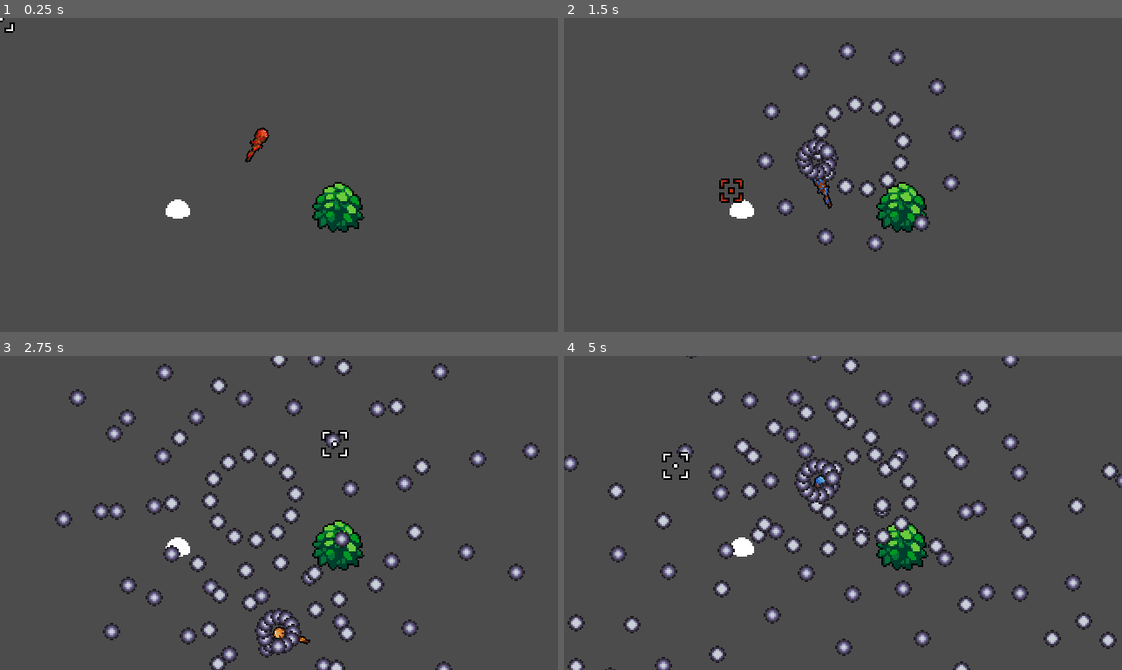
Above: before the commit, frames 1-4 (two rows, left to right).
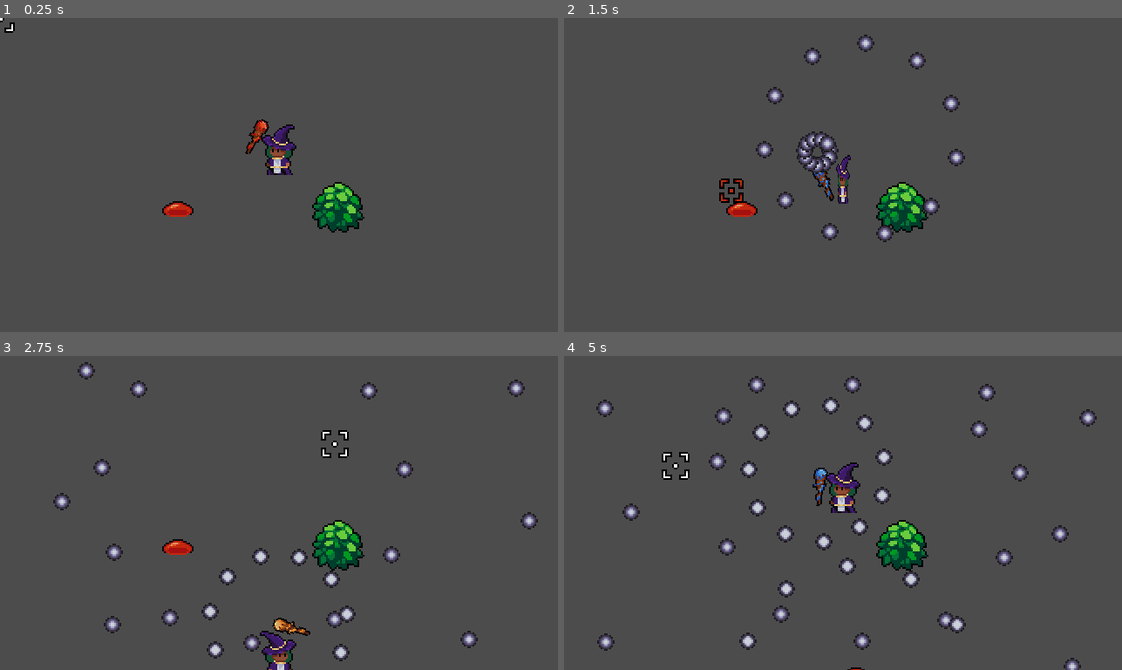
Above: after the commit, the same moments.

Repository: Triceru179/GameJam5
Game: Godot game, scene res://Main.tscn
Same seed, same stepped clock (60 frames per second), same inputs: the game is played once before the commit and once after it.
Inputs (mouse positions are in pixels of both pictures, inside the frame that each line leads up to):
- Up to frame 1 (0.25 s): no input
- Up to frame 2 (1.5 s): move the mouse to (965, 159) at 0.52 s; hold E (action_color_swap_right) 0.53-1.28 s; click (965, 159) at 0.6 s; move the mouse to (731, 190) at 1.27 s; hold S (action_down) from 1.28 s (still down); click (731, 190) at 1.35 s
- Up to frame 3 (2.75 s): move the mouse to (334, 443) at 2.02 s; release S (action_down) at 2.03 s; hold E (action_color_swap_right) from 2.03 s (still down); click (334, 443) at 2.1 s
- Up to frame 4 (5 s): move the mouse to (815, 575) at 2.77 s; release E (action_color_swap_right) at 2.78 s; hold W (action_up) 2.78-3.53 s; click (815, 575) at 2.85 s; move the mouse to (1010, 560) at 3.52 s; hold Q (action_color_swap_left) from 3.53 s (still down); click (1010, 560) at 3.6 s; move the mouse to (675, 465) at 4.27 s; click (675, 465) at 4.35 s

The runs differ from the first frame. In frame 1, 1.2% of the frame differs, in the area x 29-54%, y 32-64%; in frame 2, 4.0%; in frame 3, 8.7%; in frame 4, 11%, in the area x 0-100%, y 0-100%.

Commit message:
Finished slime behaviour, removed attack patterns

Diff:
--- a/actors/Actor.tscn
+++ b/actors/Actor.tscn
@@ -4,7 +4,7 @@
 [ext_resource path="res://actors/actor.gd" type="Script" id=2]
 [ext_resource path="res://actors/hurtbox_and_hitbox/Hurtbox.tscn" type="PackedScene" id=3]
 [ext_resource path="res://shader/color_swap.shader" type="Shader" id=4]
-[ext_resource path="res://world/AttackSpawner.tscn" type="PackedScene" id=5]
+[ext_resource path="res://actors/attacks/attack_spawner/AttackSpawner.tscn" type="PackedScene" id=5]
 
 [sub_resource type="ShaderMaterial" id=1]
 resource_local_to_scene = true
@@ -23,15 +23,14 @@
 
 [node name="AnimationPlayer" type="AnimationPlayer" parent="."]
 
-[node name="Pivot" type="YSort" parent="."]
+[node name="Pivot" type="Node2D" parent="."]
 
-[node name="BodyPivot" type="YSort" parent="Pivot"]
+[node name="BodyPivot" type="Node2D" parent="Pivot"]
 
 [node name="Body" type="Sprite" parent="Pivot/BodyPivot"]
 material = SubResource( 1 )
-position = Vector2( 0, -10 )
 texture = ExtResource( 1 )
-offset = Vector2( 0, -6 )
+offset = Vector2( 0, -16 )
 
 [node name="Pushbox" type="CollisionShape2D" parent="."]
 visible = false
--- a/actors/actor.gd
+++ b/actors/actor.gd
@@ -7,7 +7,7 @@
 
 onready var body_pivot := $Pivot/BodyPivot
 onready var anim_player := $AnimationPlayer
-onready var attack_spawner := $AttackSpawner
+onready var attack_spawner: AttackSpawner = $AttackSpawner
 
 func _flip(value: float):
-	Globals.flip(body_pivot, value, Vector2.RIGHT, 0.7)
+	Globals.flip(body_pivot, sign(value), Vector2.RIGHT, 0.7)
--- a/actors/attacks/attack_datas/CircleAttack1.tres
+++ b/actors/attacks/attack_datas/CircleAttack1.tres
@@ -6,5 +6,5 @@
 [resource]
 script = ExtResource( 1 )
 projectile_data = ExtResource( 2 )
-number_of_projectiles = 12
+number_of_projectiles = 11
 spread = 360.0
--- a/actors/attacks/attack_pattern_data.gd
+++ /dev/null
@@ -1,7 +0,0 @@
-extends Resource
-class_name AttackPatternData
-
-export(float, 0, 360) var rotation_per_attack = 0
-export(float, 0.1, 0.5) var inbetween_delay = 0.1
-
-export(Array, Resource) var attack_datas = []
--- a/actors/attacks/attack_patterns/TripleCircle.tres
+++ /dev/null
@@ -1,10 +0,0 @@
-[gd_resource type="Resource" load_steps=3 format=2]
-
-[ext_resource path="res://actors/attacks/attack_pattern_data.gd" type="Script" id=1]
-[ext_resource path="res://actors/attacks/attack_datas/CircleAttack1.tres" type="Resource" id=2]
-
-[resource]
-script = ExtResource( 1 )
-rotation_per_attack = 0.0
-inbetween_delay = 0.5
-attack_datas = [ ExtResource( 2 ), ExtResource( 2 ), ExtResource( 2 ) ]
--- a/world/AttackSpawner.tscn
+++ b/actors/attacks/attack_spawner/AttackSpawner.tscn
@@ -1,6 +1,6 @@
 [gd_scene load_steps=2 format=2]
 
-[ext_resource path="res://world/attack_spawner/attack_spawner.gd" type="Script" id=1]
+[ext_resource path="res://actors/attacks/attack_spawner/attack_spawner.gd" type="Script" id=1]
 
 [node name="AttackSpawner" type="Node"]
 script = ExtResource( 1 )
--- /dev/null
+++ b/actors/attacks/attack_spawner/attack_spawner.gd
@@ -0,0 +1,32 @@
+extends Node
+class_name AttackSpawner
+
+const PROJECTILE_SCENE = preload("res://projectile/Projectile.tscn")
+
+func execute_attack(attack_data: AttackData, direction: Vector2, position: Vector2, collision_layer: int):
+	var proj_node = get_tree().get_root().get_node_or_null("Main/World/Projectiles")
+
+	if proj_node == null:
+		var n = Node.new()
+		n.name = "Projectiles"
+		get_tree().get_root().get_node("Main/World").add_child(n)
+		proj_node = n
+
+	var rotation_step = 0
+	var proj_initial_rot = direction.normalized().angle()
+
+	rotation_step = deg2rad(attack_data.spread / attack_data.number_of_projectiles)
+	proj_initial_rot += (0 if attack_data.number_of_projectiles % 2 != 0
+			else rotation_step / 2)
+
+	for i in range(-attack_data.number_of_projectiles / 2,
+			attack_data.number_of_projectiles / 2 + attack_data.number_of_projectiles % 2):
+		var proj = PROJECTILE_SCENE.instance()
+		var angle = proj_initial_rot + rotation_step * i
+		var rot_vec = Globals.angle_to_vector(angle)
+
+		proj_node.add_child(proj)
+
+		proj.position = position
+		proj.setup_projectile(attack_data.projectile_data,
+			rot_vec, collision_layer)
--- a/actors/enemies/Enemy.tscn
+++ b/actors/enemies/Enemy.tscn
@@ -18,6 +18,8 @@
 extents = Vector2( 4, 8 )
 
 [node name="Enemy" instance=ExtResource( 1 )]
+collision_layer = 4
+collision_mask = 7
 script = ExtResource( 4 )
 
 [node name="Body" parent="Pivot/BodyPivot" index="0"]
@@ -38,4 +40,11 @@
 [node name="PlayerDetector" type="Node" parent="." index="5"]
 script = ExtResource( 5 )
 
+[node name="AttackCooldown" type="Timer" parent="." index="7"]
+wait_time = 5.0
+one_shot = true
+autostart = true
+
+[node name="AttackPoint" type="Position2D" parent="." index="8"]
+
 [editable path="Hurtbox"]
--- a/actors/enemies/enemy.gd
+++ b/actors/enemies/enemy.gd
@@ -1,4 +1,22 @@
 extends Actor
+
+onready var player_detector = $PlayerDetector
+onready var attack_cooldown_timer = $AttackCooldown
 
 func setup_enemy(color_index: int):
 	$BodyPaletteSwapper.change_palette(color_index)
+
+func attack(attack_data: AttackData, rotation_offset: float = 0):
+	var dir = Vector2.RIGHT
+	if player_detector.player != null:
+		dir = -player_detector.get_player_direction_to(self.global_position)
+
+	var angle = dir.angle() + deg2rad(rotation_offset)
+	dir = Globals.angle_to_vector(angle)
+
+	attack_spawner.execute_attack(attack_data, dir, $AttackPoint.global_position,
+		Globals.CollisionLayers.EnemyHitbox)
+
+func _flip_to_player():
+	if player_detector.player != null:
+		_flip(-player_detector.get_player_direction_to(self.global_position))
--- a/actors/enemies/player_detector.gd
+++ b/actors/enemies/player_detector.gd
@@ -5,4 +5,10 @@
 func _ready():
 	yield(get_tree(), "idle_frame")
 
-	player = get_tree().get_root().get_node_or_null("World/Player")
+	player = get_tree().get_root().get_node_or_null("Main/World/Player")
+
+func get_player_direction_to(position: Vector2):
+	if player != null:
+		return (position - player.global_position).normalized()
+	else:
+		return Vector2.ZERO
--- a/actors/enemies/slime/Slime.tscn
+++ b/actors/enemies/slime/Slime.tscn
@@ -7,41 +7,164 @@
 [ext_resource path="res://actors/enemies/slime/palettes/palette_slime_yellow.png" type="Texture" id=5]
 [ext_resource path="res://actors/enemies/slime/slime_behaviour.gd" type="Script" id=6]
 [ext_resource path="res://shader/color_swap.shader" type="Shader" id=7]
+[ext_resource path="res://actors/enemies/slime/actor_data_slime.tres" type="Resource" id=8]
+[ext_resource path="res://actors/attacks/attack_datas/CircleAttack1.tres" type="Resource" id=9]
 
-[sub_resource type="ShaderMaterial" id=1]
+[sub_resource type="Animation" id=1]
+resource_name = "attack"
+length = 1.3
+tracks/0/type = "value"
+tracks/0/path = NodePath("Pivot/BodyPivot/Body:frame")
+tracks/0/interp = 1
+tracks/0/loop_wrap = true
+tracks/0/imported = false
+tracks/0/enabled = true
+tracks/0/keys = {
+"times": PoolRealArray( 0, 0.2, 0.7, 1, 1.1, 1.2 ),
+"transitions": PoolRealArray( 1, 1, 1, 1, 1, 1 ),
+"update": 1,
+"values": [ 4, 5, 6, 3, 2, 1 ]
+}
+tracks/1/type = "method"
+tracks/1/path = NodePath(".")
+tracks/1/interp = 1
+tracks/1/loop_wrap = true
+tracks/1/imported = false
+tracks/1/enabled = true
+tracks/1/keys = {
+"times": PoolRealArray( 1 ),
+"transitions": PoolRealArray( 1 ),
+"values": [ {
+"args": [  ],
+"method": "reset_jump_direction"
+} ]
+}
+tracks/2/type = "method"
+tracks/2/path = NodePath(".")
+tracks/2/interp = 1
+tracks/2/loop_wrap = true
+tracks/2/imported = false
+tracks/2/enabled = true
+tracks/2/keys = {
+"times": PoolRealArray( 1 ),
+"transitions": PoolRealArray( 1 ),
+"values": [ {
+"args": [ ExtResource( 9 ), 0.0 ],
+"method": "attack"
+} ]
+}
+tracks/3/type = "value"
+tracks/3/path = NodePath(".:collision_mask")
+tracks/3/interp = 1
+tracks/3/loop_wrap = true
+tracks/3/imported = false
+tracks/3/enabled = true
+tracks/3/keys = {
+"times": PoolRealArray( 0, 1 ),
+"transitions": PoolRealArray( 1, 1 ),
+"update": 1,
+"values": [ 1, 7 ]
+}
+tracks/4/type = "value"
+tracks/4/path = NodePath(".:collision_layer")
+tracks/4/interp = 1
+tracks/4/loop_wrap = true
+tracks/4/imported = false
+tracks/4/enabled = true
+tracks/4/keys = {
+"times": PoolRealArray( 0, 1 ),
+"transitions": PoolRealArray( 1, 1 ),
+"update": 1,
+"values": [ 0, 4 ]
+}
+
+[sub_resource type="Animation" id=2]
+resource_name = "idle"
+length = 0.4
+loop = true
+tracks/0/type = "value"
+tracks/0/path = NodePath("Pivot/BodyPivot/Body:frame")
+tracks/0/interp = 1
+tracks/0/loop_wrap = true
+tracks/0/imported = false
+tracks/0/enabled = true
+tracks/0/keys = {
+"times": PoolRealArray( 0, 0.1, 0.2, 0.3 ),
+"transitions": PoolRealArray( 1, 1, 1, 1 ),
+"update": 1,
+"values": [ 0, 1, 2, 1 ]
+}
+
+[sub_resource type="Animation" id=3]
+resource_name = "prepare"
+length = 0.9
+tracks/0/type = "value"
+tracks/0/path = NodePath("Pivot/BodyPivot/Body:frame")
+tracks/0/interp = 1
+tracks/0/loop_wrap = true
+tracks/0/imported = false
+tracks/0/enabled = true
+tracks/0/keys = {
+"times": PoolRealArray( 0, 0.1, 0.2, 0.3, 0.4, 0.5, 0.6, 0.7, 0.8 ),
+"transitions": PoolRealArray( 1, 1, 1, 1, 1, 1, 1, 1, 1 ),
+"update": 1,
+"values": [ 1, 2, 3, 2, 3, 2, 3, 2, 3 ]
+}
+
+[sub_resource type="ShaderMaterial" id=4]
 shader = ExtResource( 7 )
 shader_param/palette = ExtResource( 4 )
 
-[sub_resource type="RectangleShape2D" id=2]
+[sub_resource type="RectangleShape2D" id=5]
 resource_local_to_scene = true
 extents = Vector2( 6, 2 )
 
-[sub_resource type="RectangleShape2D" id=3]
+[sub_resource type="RectangleShape2D" id=6]
 resource_local_to_scene = true
 extents = Vector2( 6, 5 )
 
 [node name="Slime" instance=ExtResource( 1 )]
 script = ExtResource( 6 )
+actor_data = ExtResource( 8 )
+
+[node name="AnimationPlayer" parent="." index="0"]
+playback_process_mode = 0
+anims/attack = SubResource( 1 )
+anims/idle = SubResource( 2 )
+anims/prepare = SubResource( 3 )
 
 [node name="Body" parent="Pivot/BodyPivot" index="0"]
-material = SubResource( 1 )
+material = SubResource( 4 )
 texture = ExtResource( 2 )
-offset = Vector2( 0, -3 )
-hframes = 10
+offset = Vector2( 0, -14 )
+hframes = 7
+frame = 3
 
 [node name="Pushbox" parent="." index="2"]
-shape = SubResource( 2 )
+visible = true
+position = Vector2( 0, -2 )
+shape = SubResource( 5 )
 
 [node name="Hurtbox" parent="." index="3"]
 visible = false
 
 [node name="CollisionShape2D" parent="Hurtbox" index="0"]
 position = Vector2( 0, -5 )
-shape = SubResource( 3 )
+shape = SubResource( 6 )
 
 [node name="BodyPaletteSwapper" parent="." index="4"]
 palette_red = ExtResource( 4 )
 palette_blue = ExtResource( 3 )
 palette_yellow = ExtResource( 5 )
 
+[node name="AttackCooldown" parent="." index="7"]
+wait_time = 2.0
+
+[node name="AttackPoint" parent="." index="8"]
+position = Vector2( 0, -1 )
+
+[node name="Tween" type="Tween" parent="." index="9"]
+playback_process_mode = 0
+[connection signal="animation_finished" from="AnimationPlayer" to="." method="_on_AnimationPlayer_animation_finished"]
+
 [editable path="Hurtbox"]
--- a/actors/enemies/slime/slime_behaviour.gd
+++ b/actors/enemies/slime/slime_behaviour.gd
@@ -2,8 +2,57 @@
 
 enum State {
 	IDLE,
+	PREPARE,
 	ATTACK,
-	STAGGER,
 }
 
+const JUMP_HEIGHT = 32.0
+const JUMP_DURATION = 1.0
+
 var current_state: int = State.IDLE
+var jump_direction := Vector2.ZERO
+
+func _ready():
+	setup_enemy(Globals.Colors.RED)
+
+func _physics_process(delta):
+	match current_state:
+		State.IDLE:
+			if anim_player.current_animation != Globals.ANIM_IDLE:
+				anim_player.play(Globals.ANIM_IDLE)
+
+			if attack_cooldown_timer.is_stopped():
+				current_state = State.PREPARE
+
+		State.PREPARE:
+			if anim_player.current_animation != Globals.ANIM_PREPARE:
+				anim_player.play(Globals.ANIM_PREPARE)
+
+			if player_detector.player != null:
+				jump_direction = -player_detector.get_player_direction_to(self.global_position)
+
+		State.ATTACK:
+			if anim_player.current_animation != Globals.ANIM_ATTACK:
+				anim_player.play(Globals.ANIM_ATTACK)
+
+				$Tween.interpolate_property($Pivot/BodyPivot/Body, "position",
+					Vector2.ZERO, Vector2(0, -JUMP_HEIGHT), JUMP_DURATION / 2,
+					Tween.TRANS_QUAD, Tween.EASE_OUT)
+				$Tween.interpolate_property($Pivot/BodyPivot/Body, "position",
+					Vector2(0, -JUMP_HEIGHT), Vector2.ZERO, JUMP_DURATION / 2,
+					Tween.TRANS_QUAD, Tween.EASE_IN, JUMP_DURATION / 2)
+				$Tween.start()
+
+			var _er = move_and_slide(actor_data.max_speed * jump_direction)
+
+func reset_jump_direction():
+	jump_direction = Vector2.ZERO
+
+func _on_AnimationPlayer_animation_finished(anim_name):
+	match anim_name:
+		Globals.ANIM_PREPARE:
+			current_state = State.ATTACK
+
+		Globals.ANIM_ATTACK:
+			current_state = State.IDLE
+			attack_cooldown_timer.start()
--- a/actors/player/Player.tscn
+++ b/actors/player/Player.tscn
@@ -107,6 +107,8 @@
 extents = Vector2( 4, 8 )
 
 [node name="Player" instance=ExtResource( 4 )]
+collision_layer = 2
+collision_mask = 7
 script = ExtResource( 3 )
 actor_data = ExtResource( 7 )
 current_projectile_data = ExtResource( 6 )
@@ -116,16 +118,16 @@
 anims/walk = SubResource( 2 )
 
 [node name="Body" parent="Pivot/BodyPivot" index="0"]
-visible = false
 material = SubResource( 4 )
 texture = ExtResource( 5 )
 hframes = 6
+frame = 1
 
 [node name="WeaponPivot" type="Node2D" parent="Pivot" index="1"]
 position = Vector2( 0, 5 )
 
 [node name="Anchor" type="Position2D" parent="Pivot/WeaponPivot" index="0"]
-position = Vector2( 0, -19 )
+position = Vector2( 0, -24 )
 
 [node name="Weapon" type="Sprite" parent="Pivot/WeaponPivot" index="1"]
 material = ExtResource( 8 )
--- a/actors/player/player.gd
+++ b/actors/player/player.gd
@@ -59,8 +59,6 @@
 			if velocity.length_squared() == 0:
 				current_state = State.IDLE
 
-	velocity = move_and_slide(velocity)
-
 func _cycle_color(value: int):
 	var index = current_color_index
 	index += sign(value)
@@ -94,7 +92,7 @@
 	var attack_direction = ((get_global_mouse_position()
 		- $Pivot/WeaponPivot/Weapon/AttackPoint.global_position).normalized())
 
-	var p = load("res://actors/attacks/attack_patterns/TripleCircle.tres")
+	var p = load("res://actors/attacks/attack_datas/CircleAttack1.tres")
 
 	attack_spawner.execute_attack(p, attack_direction,
 		$Pivot/WeaponPivot/Weapon/AttackPoint.global_position,
@@ -117,7 +115,7 @@
 	_flip(look_direction.x)
 
 func _move_logic():
-	_flip(velocity.x)
+	_flip(input_vector.x)
 
 	if input_vector != Vector2.ZERO:
 		velocity = velocity.move_toward(input_vector * actor_data.max_speed,
@@ -125,3 +123,5 @@
 	else:
 		velocity = velocity.move_toward(Vector2.ZERO, actor_data.friction
 			* get_physics_process_delta_time())
+
+	velocity = move_and_slide(velocity)
--- a/autoload/globals.gd
+++ b/autoload/globals.gd
@@ -24,7 +24,7 @@
 
 const ANIM_IDLE = "idle"
 const ANIM_WALK = "walk"
-const ANIM_JUMP = "attack"
+const ANIM_ATTACK = "attack"
 const ANIM_PREPARE = "prepare"
 const ANIM_SHAKE = "shake"
 
@@ -34,3 +34,6 @@
 
 	if value != 0 && abs(sign(flip_vec.y)) == 1:
 		target.scale.y = lerp(target.scale.y, sign(value), weigth)
+
+func angle_to_vector(angle_rad: float) -> Vector2:
+	return Vector2(cos(angle_rad), sin(angle_rad))
--- a/project.godot
+++ b/project.godot
@@ -24,10 +24,10 @@
 "language": "GDScript",
 "path": "res://actors/attacks/attack_data.gd"
 }, {
-"base": "Resource",
-"class": "AttackPatternData",
+"base": "Node",
+"class": "AttackSpawner",
 "language": "GDScript",
-"path": "res://actors/attacks/attack_pattern_data.gd"
+"path": "res://actors/attacks/attack_spawner/attack_spawner.gd"
 }, {
 "base": "Area2D",
 "class": "Projectile",
@@ -43,7 +43,7 @@
 "Actor": "",
 "ActorData": "",
 "AttackData": "",
-"AttackPatternData": "",
+"AttackSpawner": "",
 "Projectile": "",
 "ProjectileData": ""
 }
--- a/world/attack_spawner/attack_spawner.gd
+++ /dev/null
@@ -1,36 +0,0 @@
-extends Node
-
-const PROJECTILE_SCENE = preload("res://projectile/Projectile.tscn")
-
-func execute_attack(pattern: AttackPatternData, direction: Vector2, position: Vector2, collision_layer: int):
-	var dir: Vector2 = direction.normalized()
-	var proj_node = get_tree().get_root().get_node("Main/World/Projectiles")
-	if proj_node == null:
-		var n = Node.new()
-		n.name = "Projectiles"
-		get_tree().get_root().get_node("Main/World").add_child(n)
-		proj_node = n
-
-	for attack_data in pattern.attack_datas:
-		var rotation_step = 0
-		var proj_initial_rot = 0
-
-		rotation_step = deg2rad(attack_data.spread / attack_data.number_of_projectiles)
-		proj_initial_rot = dir.angle()
-		proj_initial_rot += (0 if attack_data.number_of_projectiles % 2 != 0
-				else rotation_step / 2)
-
-		for i in range(-attack_data.number_of_projectiles / 2,
-				attack_data.number_of_projectiles / 2 + attack_data.number_of_projectiles % 2):
-			var proj = PROJECTILE_SCENE.instance()
-			var angle = proj_initial_rot + rotation_step * i
-			var rot_vec = Vector2(cos(angle), sin(angle))
-
-			proj_node.add_child(proj)
-
-			proj.position = position
-			proj.setup_projectile(attack_data.projectile_data,
-				rot_vec, collision_layer)
-
-		dir = dir.rotated(deg2rad(pattern.rotation_per_attack))
-		yield(get_tree().create_timer(pattern.inbetween_delay), "timeout")
Not shown: 1 places in actors/enemies/slime/Slime.tscn that only renumber resources
Renamed: actors/enemies/slime/slime_actor_data.tres -> actors/enemies/slime/actor_data_slime.tres
Binary file changed: actors/enemies/slime/slime_sheet.png
